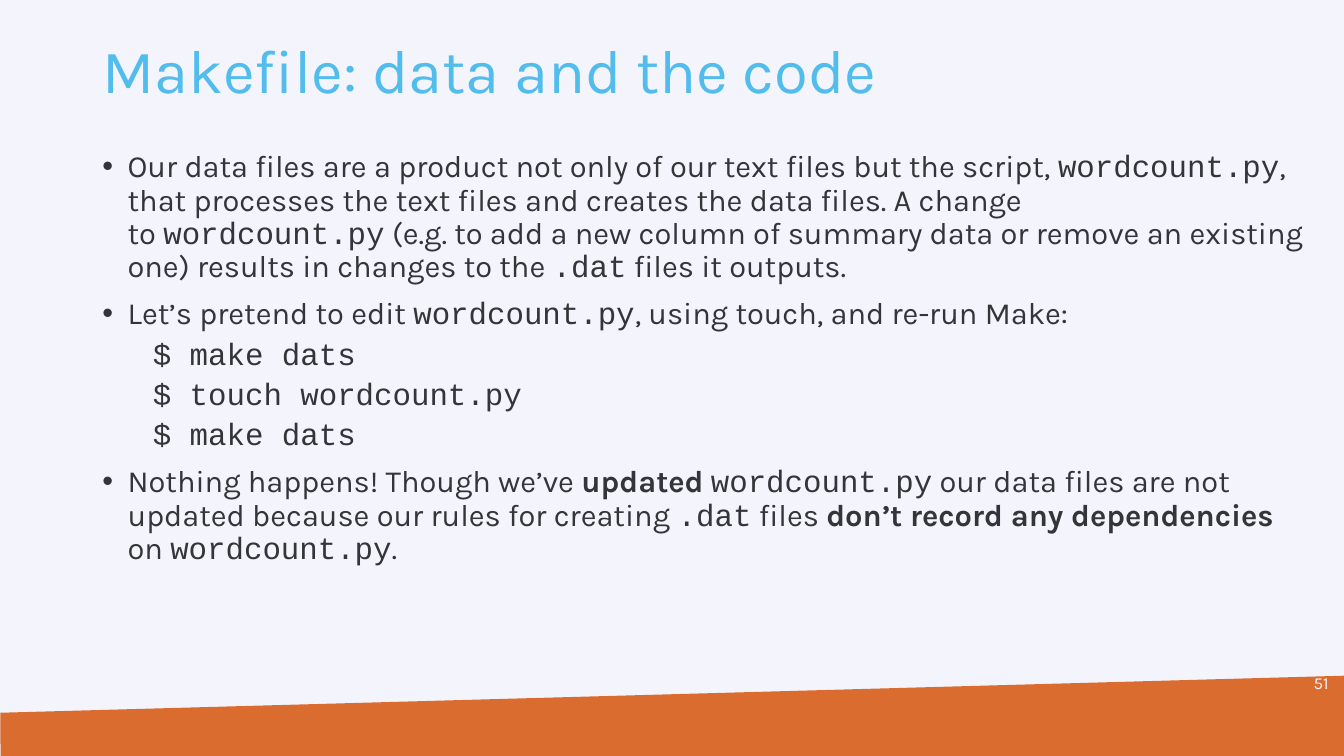
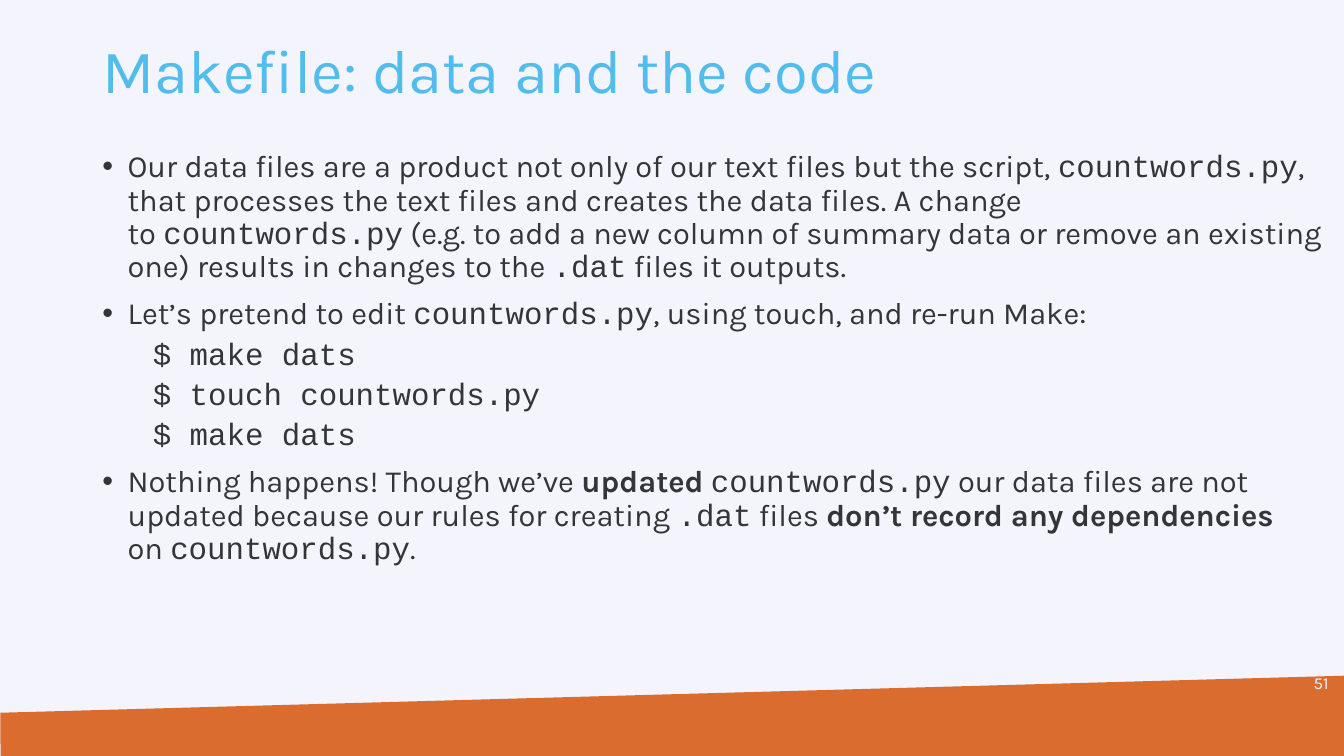
Before and after one commit to hpcleuven/Makefile-intro, a slide deck: slide 51 of Make.pptx. Drawn at 1344x756 pixels with LibreOffice and Linux fonts; fonts in the diff are those of the drawing; background and template pictures are left out. Boxes give left, top, right and bottom in pixels: in the first picture for what was removed or moved away, otherwise in the second. Text is boxed around its words. In the diff, an @@ line names an element or a change of style, - is before the commit and + after.

```diff
--- a/Make.pptx
+++ b/Make.pptx
@@ text at [128,155,1321,332]: text changed @@
-• Our data files are a product not only of our text files but the script, wordcount.py, that processes the text files and creates the data files. A change to wordcount.py (e.g. to add a new column of summary data or remove an existing one) results in changes to the .dat files it outputs.
-• Let’s pretend to edit wordcount.py, using touch, and re-run Make:
+• Our data files are a product not only of our text files but the script, countwords.py, that processes the text files and creates the data files. A change to countwords.py (e.g. to add a new column of summary data or remove an existing one) results in changes to the .dat files it outputs.
+• Let’s pretend to edit countwords.py, using touch, and re-run Make:
@@ text at [190,383,540,412]: text changed @@
-  $ touch wordcount.py
+  $ touch countwords.py
@@ text at [128,470,1274,566]: text changed @@
-• Nothing happens! Though we’ve updated wordcount.py our data files are not updated because our rules for creating .dat files don’t record any dependencies on wordcount.py.
+• Nothing happens! Though we’ve updated countwords.py our data files are not updated because our rules for creating .dat files don’t record any dependencies on countwords.py.
```
Also in this commit, not shown: 58 other slides changed, 1 other file.
